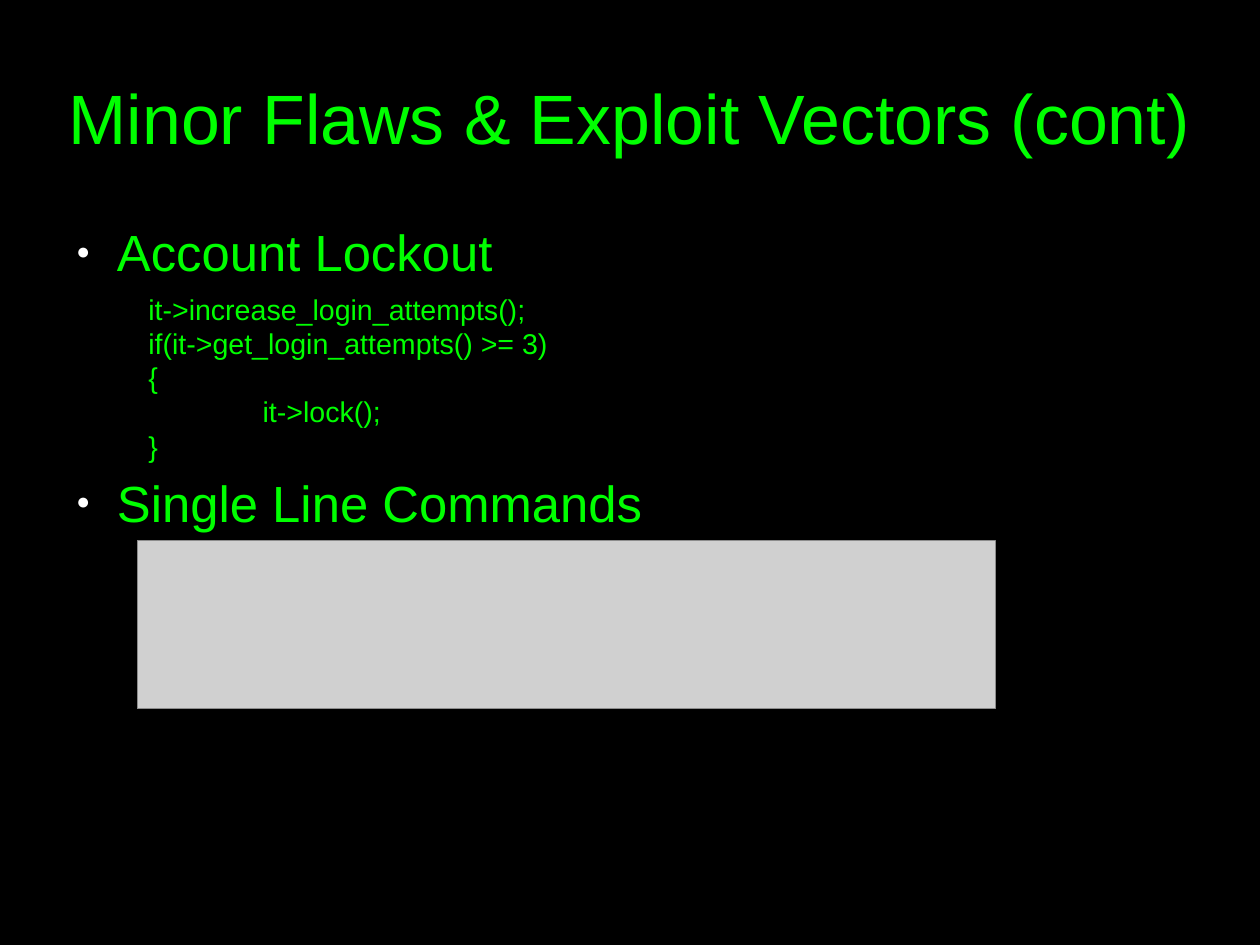
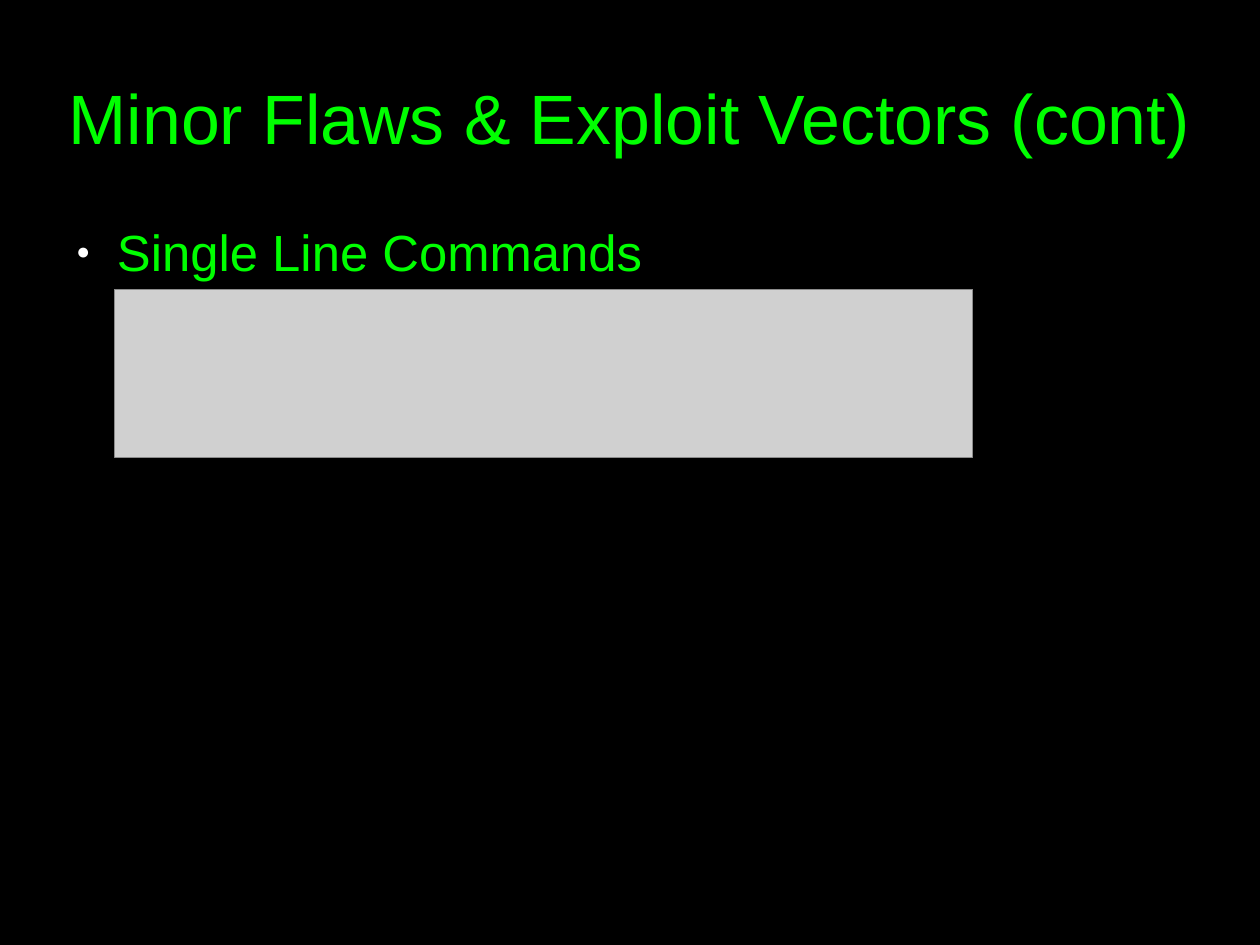
Before and after one commit to c00w/Crypto-Final-Project, a slide deck: slide 5 of Attack Presentation.odp. Drawn at 1260x945 pixels with LibreOffice and Linux fonts; fonts in the diff are those of the drawing; grey boxes stand for pictures. Boxes give left, top, right and bottom in pixels: in the first picture for what was removed or moved away, otherwise in the second. Text is boxed around its words. In the diff, an @@ line names an element or a change of style, - is before the commit and + after.

```diff
--- a/Attack Presentation.odp
+++ b/Attack Presentation.odp
@@ text at [117, 234, 493, 272]: paragraph removed @@
-● Account Lockout
@@ picture: place and size @@
-picture at [137, 541, 996, 709]
+picture at [114, 289, 973, 457]
@@ text removed at [148, 299, 547, 428] @@
-it->increase_login_attempts();
-if(it->get_login_attempts() >= 3) {
-it->lock();
-}
```
Also in this commit, not shown: 1 other slide changed, 1 slide added.
